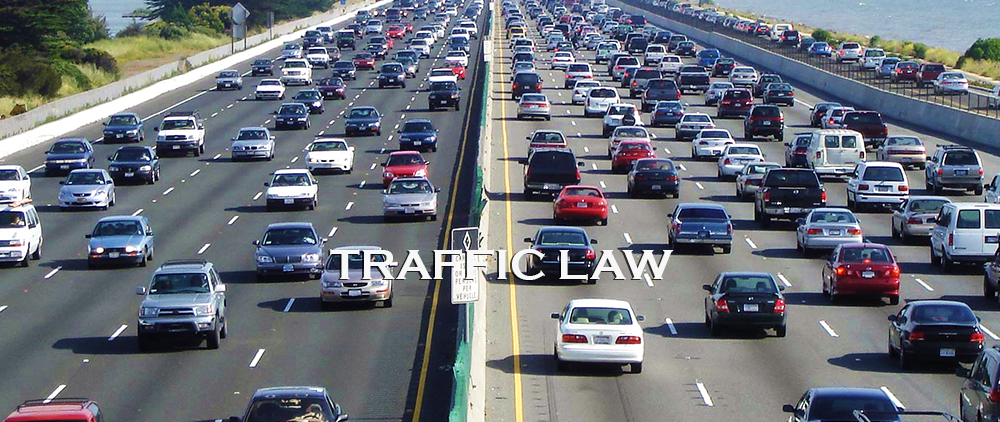
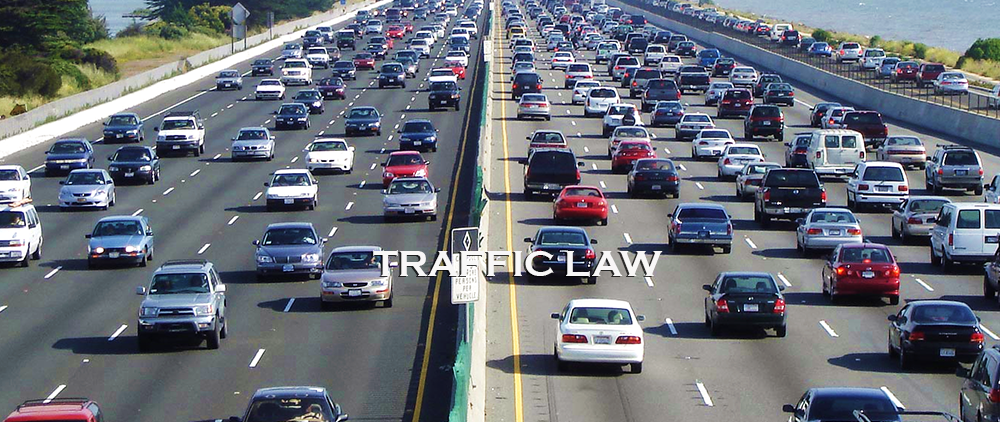
Revision of a layered 1000x422 image; what changed, layer by layer:
painted on "TRAFFIC LAW" over [330, 249, 674, 280]
